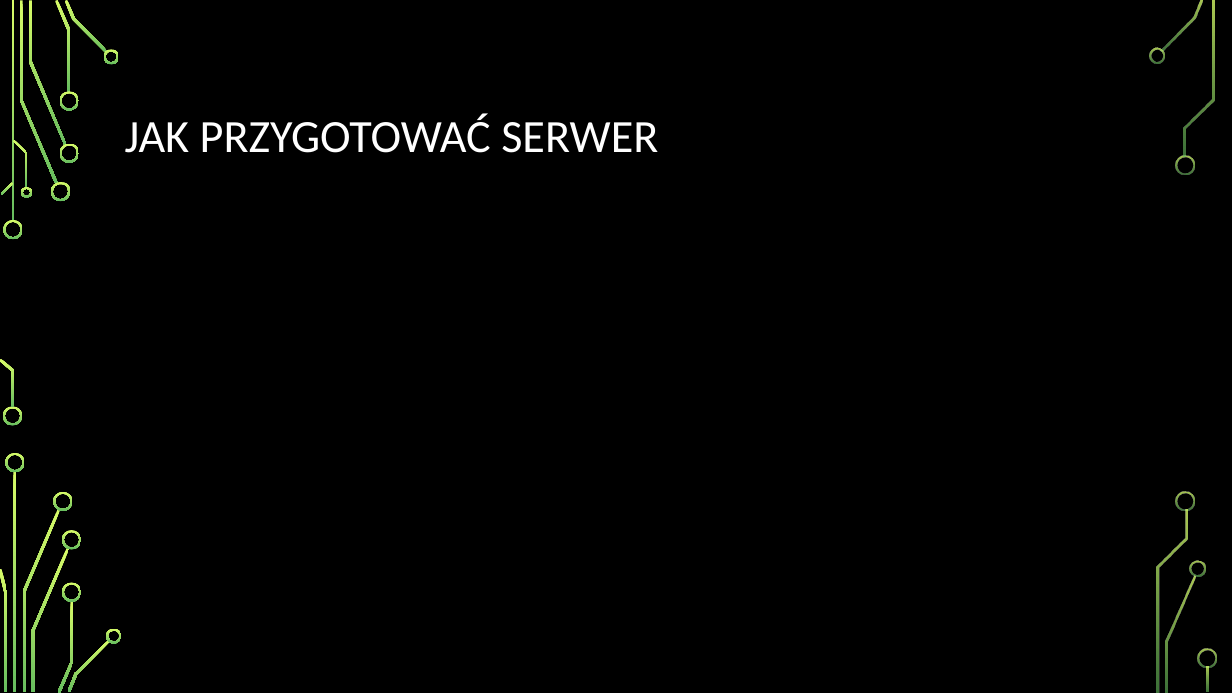
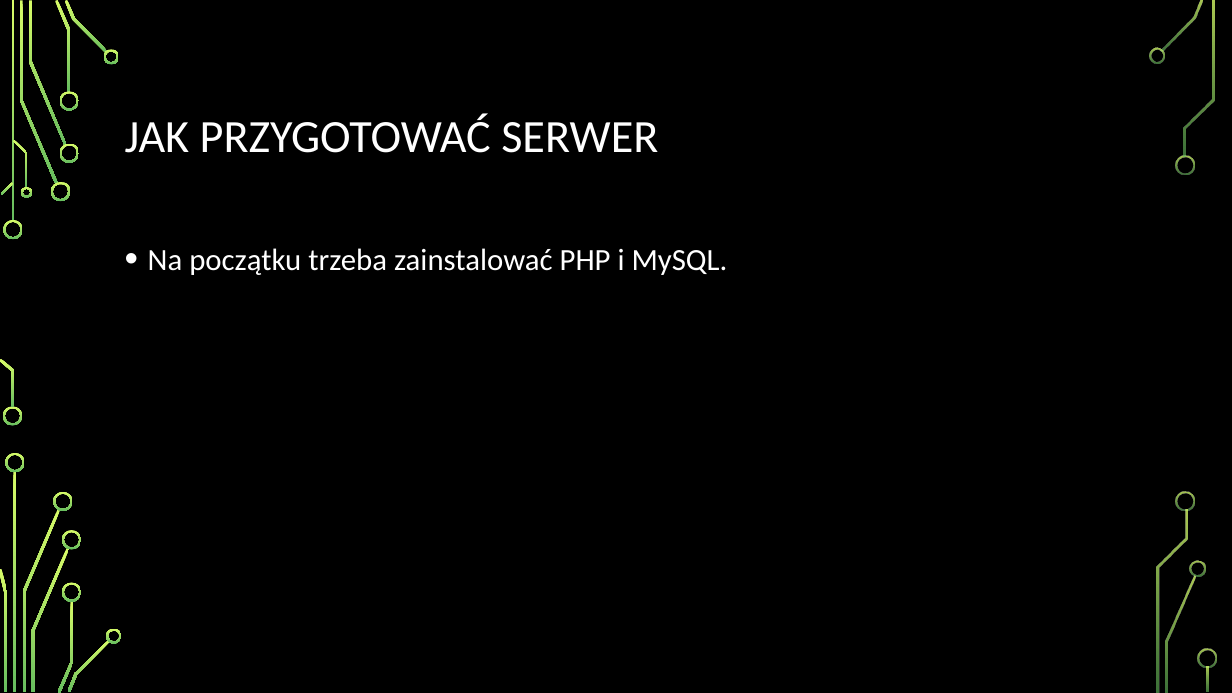
Before and after one commit to Rekar7/pai2, a slide deck: slide 5 of Czym jest PHP.pptx. Drawn at 1232x693 pixels with LibreOffice and Linux fonts; fonts in the diff are those of the drawing; background and template pictures are left out. Boxes give left, top, right and bottom in pixels: in the first picture for what was removed or moved away, otherwise in the second. Text is boxed around its words. In the diff, an @@ line names an element or a change of style, - is before the commit and + after.

```diff
--- a/Czym jest PHP.pptx
+++ b/Czym jest PHP.pptx
@@ text added at <box>148,248,728,275</box>, 24 pt, text #FFFFFF @@
+• Na początku trzeba zainstalować PHP i MySQL.
```
Also in this commit, not shown: 2 other slides changed.
